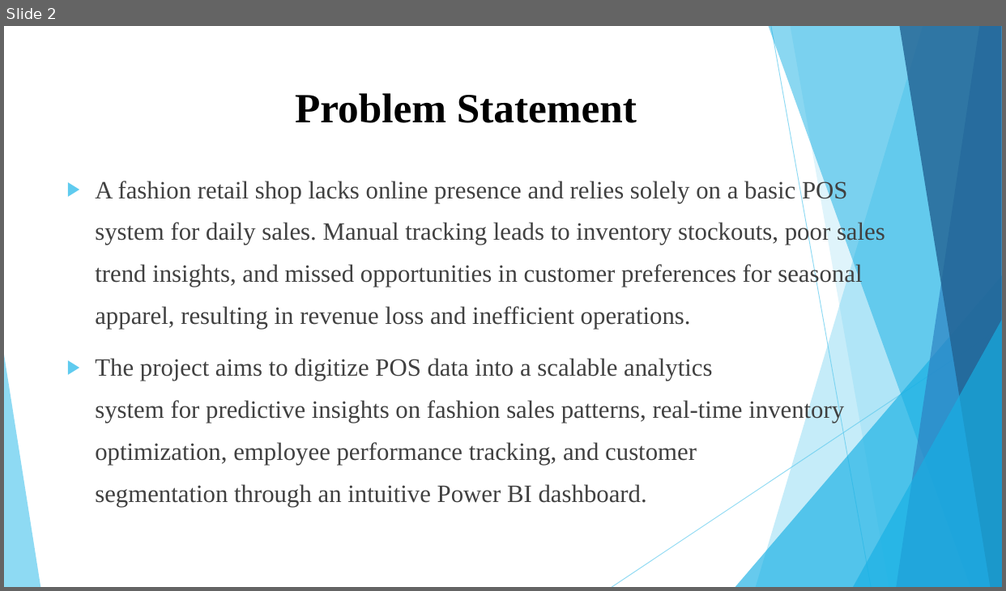
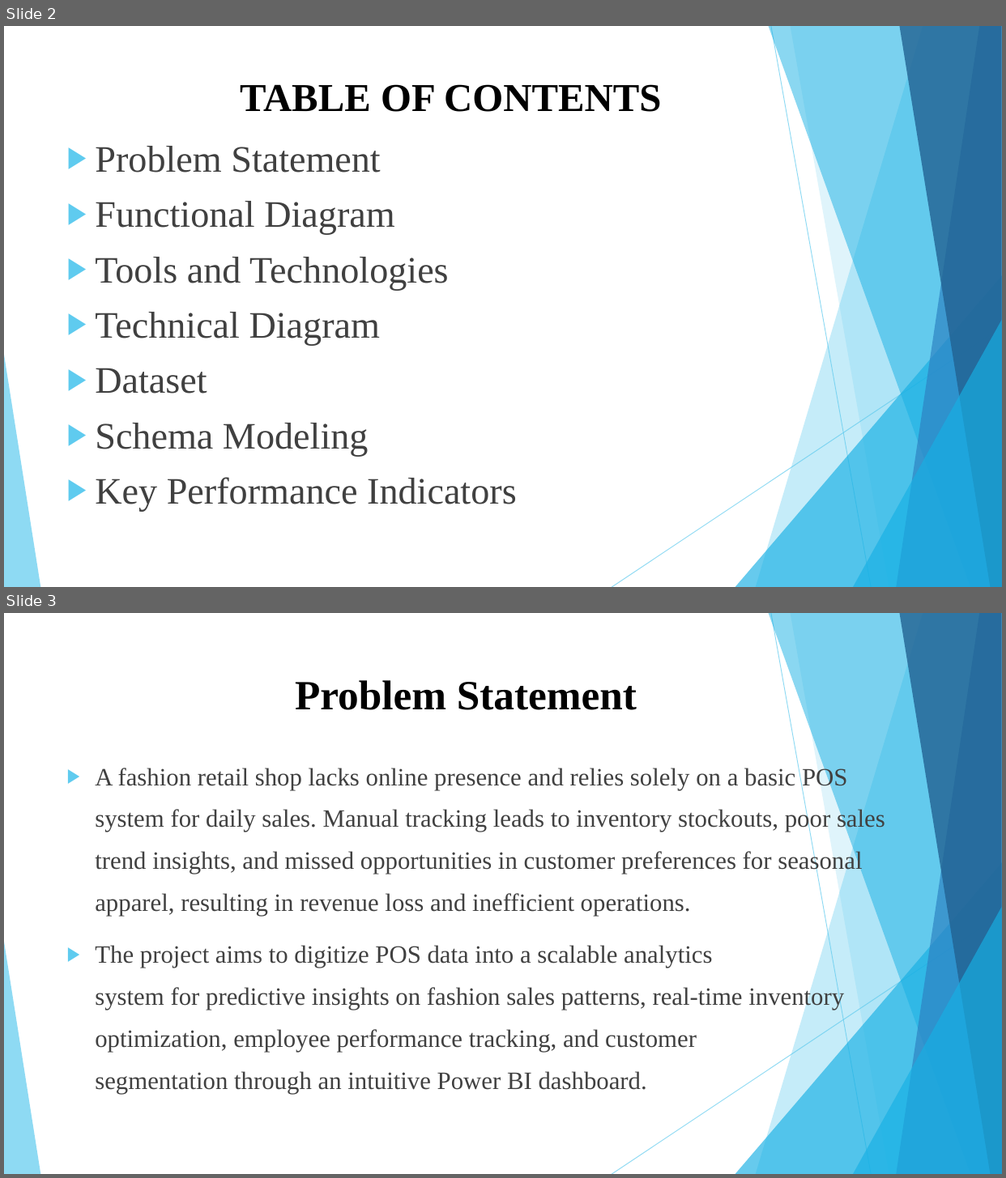
Before and after one commit to HemalaR/Smart-Analytics-For-Fashion-Sales, a slide deck: Smart Retail Analytics for Fashion Sales.pptx. Shown one above the other, each under a label of ours: slide 2 before the commit, slides 2 and 3 after it. The pictures are 1006x591 and 1006x1178 pixels, drawn with LibreOffice and Linux fonts; fonts in the diff are those of the drawing. Boxes give left, top, right and bottom in pixels: in the first picture for what was removed or moved away, otherwise in the second. Text is boxed around its words. In the diff, an @@ line names an element or a change of style, - is before the commit and + after.

```diff
--- a/Smart Retail Analytics for Fashion Sales.pptx
+++ b/Smart Retail Analytics for Fashion Sales.pptx
@@ slide 2 added at box(4, 26, 1002, 587), background #FFFFFF; not listed: 10 template elements that a slide beside it also shows @@
@@ title added at box(240, 84, 661, 112), 38 pt, text #000000, bold @@
+TABLE OF CONTENTS
@@ text added at box(95, 146, 517, 511), 36 pt, text #404040 @@
+▶ Problem Statement
+▶ Functional Diagram
+▶ Tools and Technologies
+▶ Technical Diagram
+▶ Dataset
+▶ Schema Modeling
+▶ Key Performance Indicators
@@ what was slide 2 is now slide 3 @@
```
Also in this commit, not shown: 1 slide changed, 3 other slides added.
